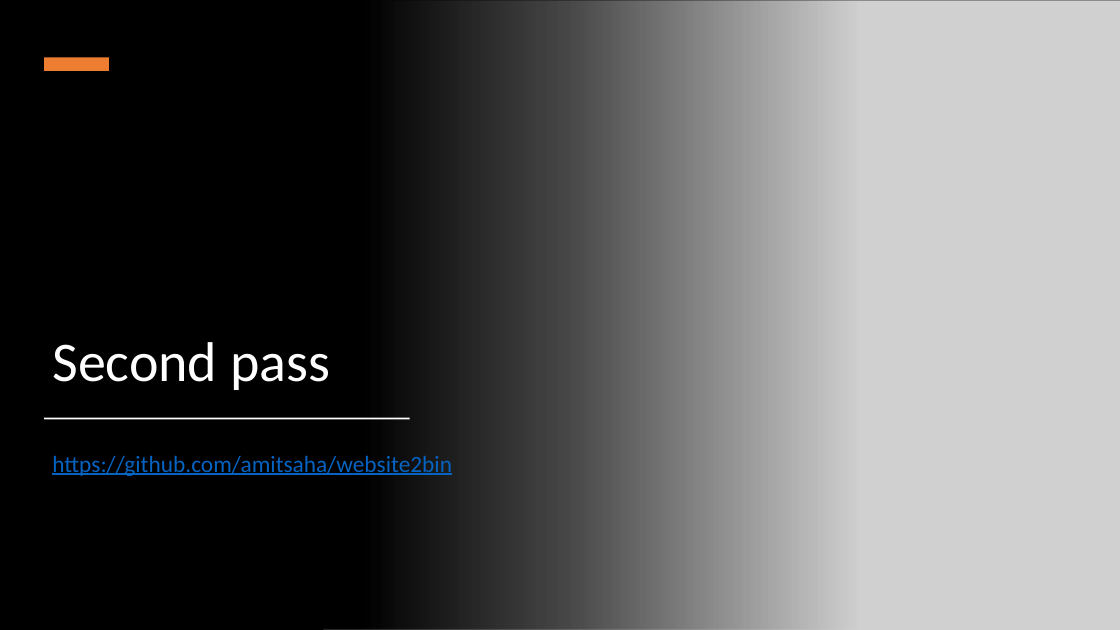
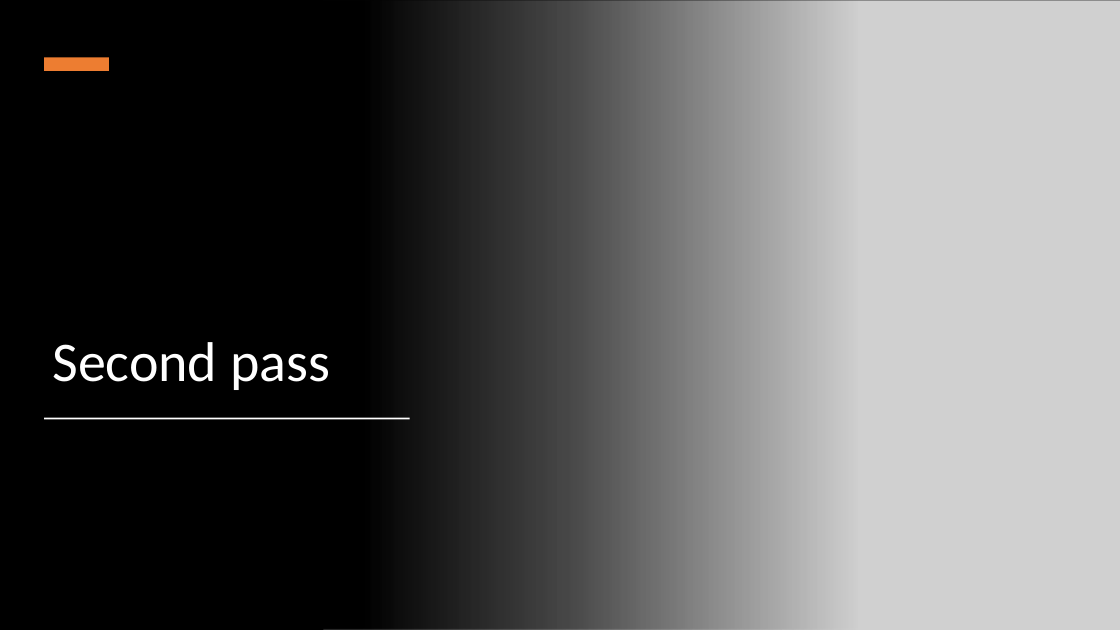
Before and after one commit to amitsaha/website2bin, a slide deck: slide 15 of presentation/gophercon-2021-lightning.pptx (slide 13 before the commit). Drawn at 1120x630 pixels with LibreOffice and Linux fonts; fonts in the diff are those of the drawing; grey boxes stand for pictures. Boxes give left, top, right and bottom in pixels: in the first picture for what was removed or moved away, otherwise in the second. Text is boxed around its words. In the diff, an @@ line names an element or a change of style, - is before the commit and + after.

```diff
--- a/presentation/gophercon-2021-lightning.pptx
+++ b/presentation/gophercon-2021-lightning.pptx
@@ text removed at (x1=52, y1=455, x2=452, y2=476) @@
-https://github.com/amitsaha/website2bin
```
Also in this commit, not shown: 6 other slides changed, 2 slides added, 1 slide removed, 3 other files.
